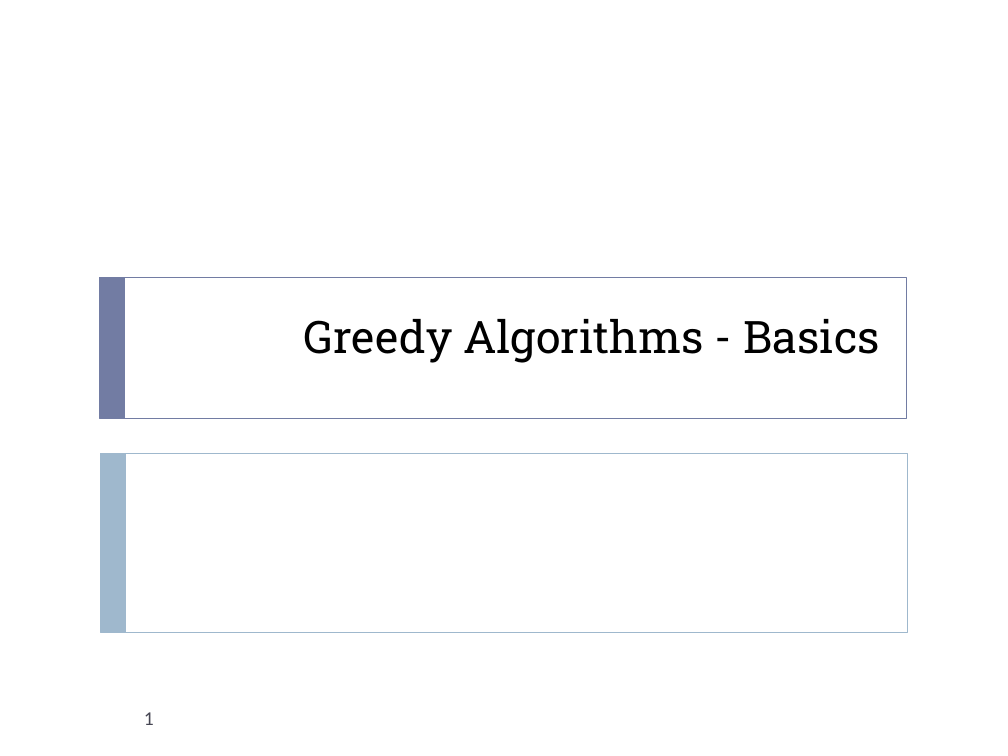
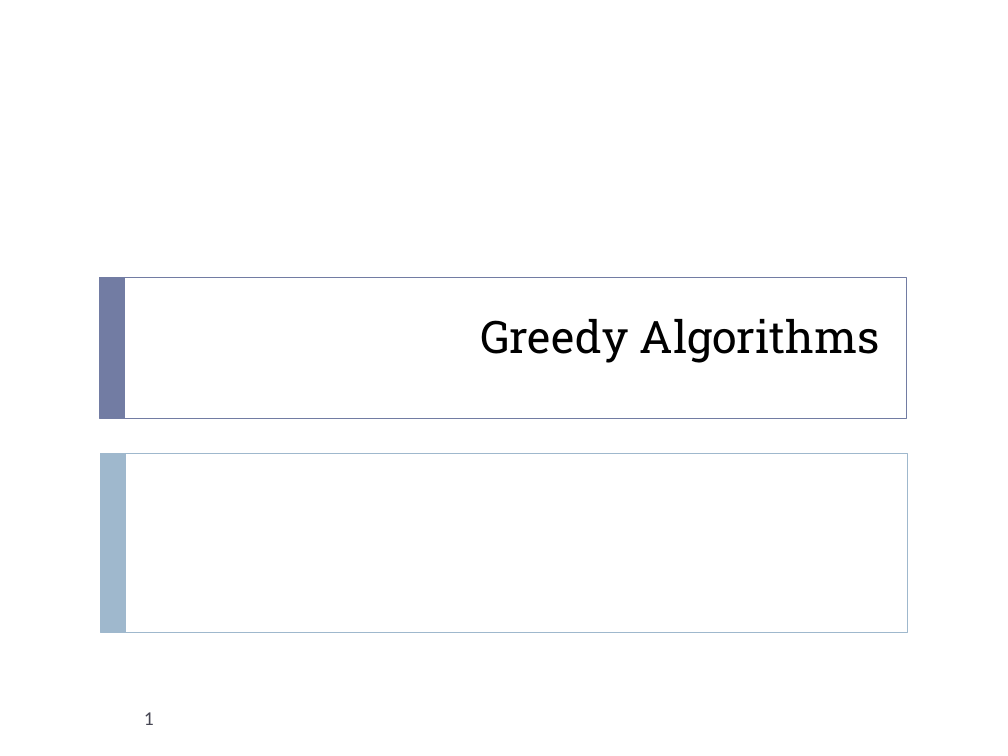
Before and after one commit to markfloryan/dsa2, a slide deck: slide 1 of slides/greedy.pptx. Drawn at 1008x756 pixels with LibreOffice and Linux fonts; fonts in the diff are those of the drawing. Boxes give left, top, right and bottom in pixels: in the first picture for what was removed or moved away, otherwise in the second. Text is boxed around its words. In the diff, an @@ line names an element or a change of style, - is before the commit and + after.

Commit message:
slide updates

```diff
--- a/slides/greedy.pptx
+++ b/slides/greedy.pptx
@@ title at [480,319,880,363]: text changed @@
-Greedy Algorithms - Basics
+Greedy Algorithms
```
Also in this commit, not shown: 6 slides added, 2 other files.
